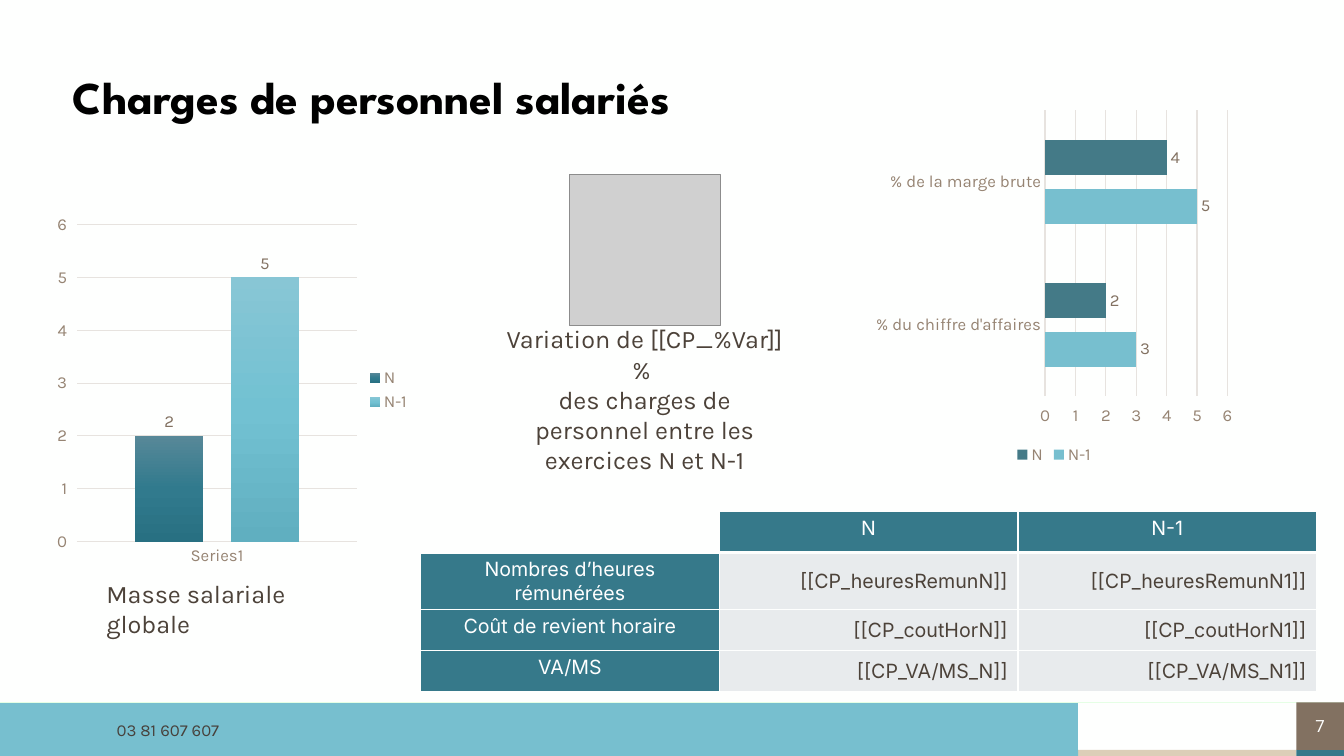
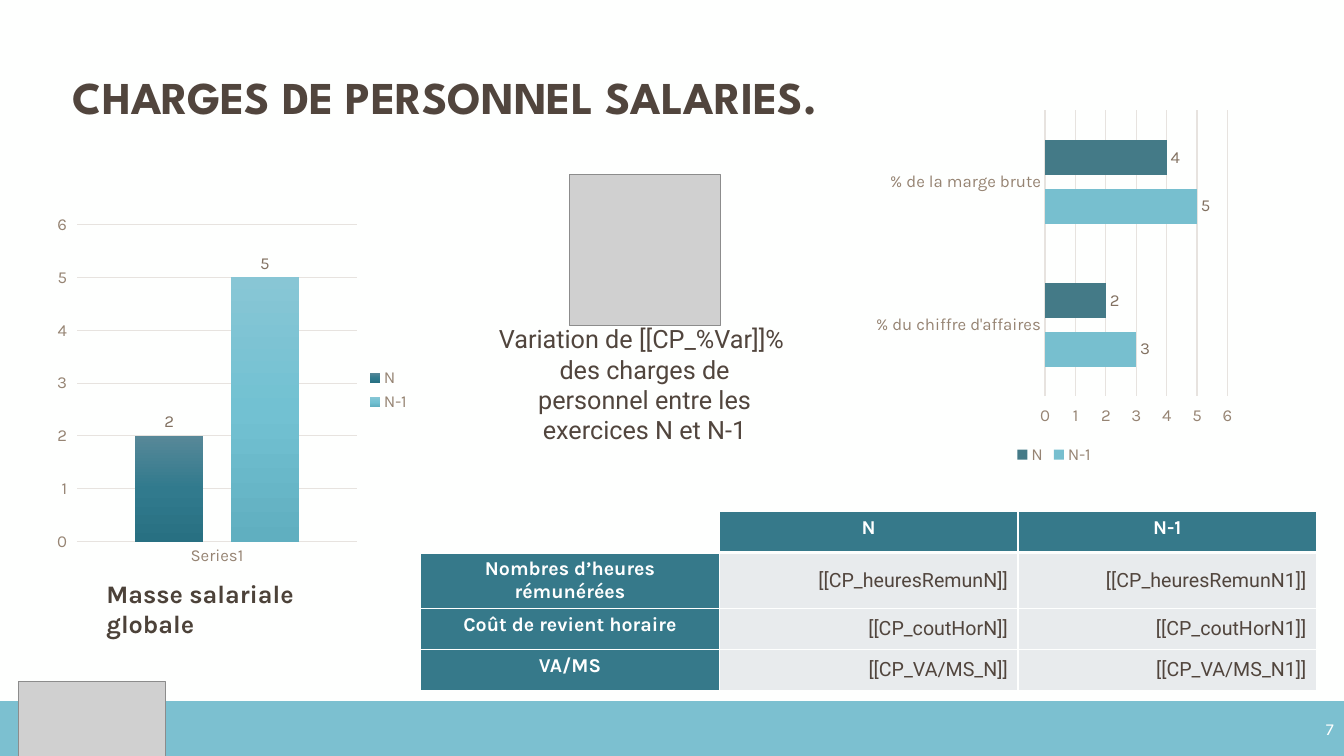
Before and after one commit to ldebouche/Projet1_lettre_fin_de_mission, a slide deck: slide 7 of backend/src/templates/modele_complet.pptm. Drawn at 1344x756 pixels with LibreOffice and Linux fonts; fonts in the diff are those of the drawing; grey boxes stand for pictures; background and template pictures are left out. Boxes give left, top, right and bottom in pixels: in the first picture for what was removed or moved away, otherwise in the second. Text is boxed around its words. In the diff, an @@ line names an element or a change of style, - is before the commit and + after.

```diff
--- a/backend/src/templates/modele_complet.pptm
+++ b/backend/src/templates/modele_complet.pptm
@@ text at box(73, 83, 818, 115): text changed; text colour #000000 to #51453D @@
-Charges de personnel salariés
+CHARGES DE PERSONNEL SALARIES.
@@ text "Variation de [[CP_%Var]]%" at box(499, 327, 784, 440): font Karla to Roboto, text colour #4C4239 to #51453D @@
@@ table at box(420, 512, 1316, 683) @@
@@ font Inter to Karla, bold on in "N", "N-1", "Nombres d’heures rémunérées", "Coût de revient horaire" and 1 more places @@
@@ font Inter to Roboto, text colour #4C4239 to #51453D in "[[CP_heuresRemunN]]", "[[CP_heuresRemunN1]]", "[[CP_coutHorN]]", "[[CP_coutHorN1]]" and 2 more places @@
@@ text "Masse salariale globale" at box(106, 585, 293, 639): bold on @@
@@ picture added at box(19, 683, 166, 756) @@
@@ freeform shape removed at box(0, 703, 1078, 750) @@
@@ rectangle added at box(0, 703, 1344, 756), fill #7CC0D0, outline #7CC0D0 1.5 pt @@
@@ page number: place and size @@
-page number at box(1297, 703, 1344, 750)
+page number at box(1297, 703, 1344, 756)
@@ page number at box(1297, 703, 1344, 756): font Roboto to Karla; alignment centre to right; fill #827161 to #7CC0D0; outline none to #7CC0D0 0.75 pt @@
@@ text removed at box(117, 725, 219, 736) @@
-03 81 607 607
@@ rectangle removed at box(0, 750, 1079, 756) @@
@@ rectangle removed at box(1079, 750, 1298, 756) @@
@@ rectangle removed at box(1297, 750, 1344, 756) @@
```
Also in this commit, not shown: 19 other slides changed, 20 other files.
